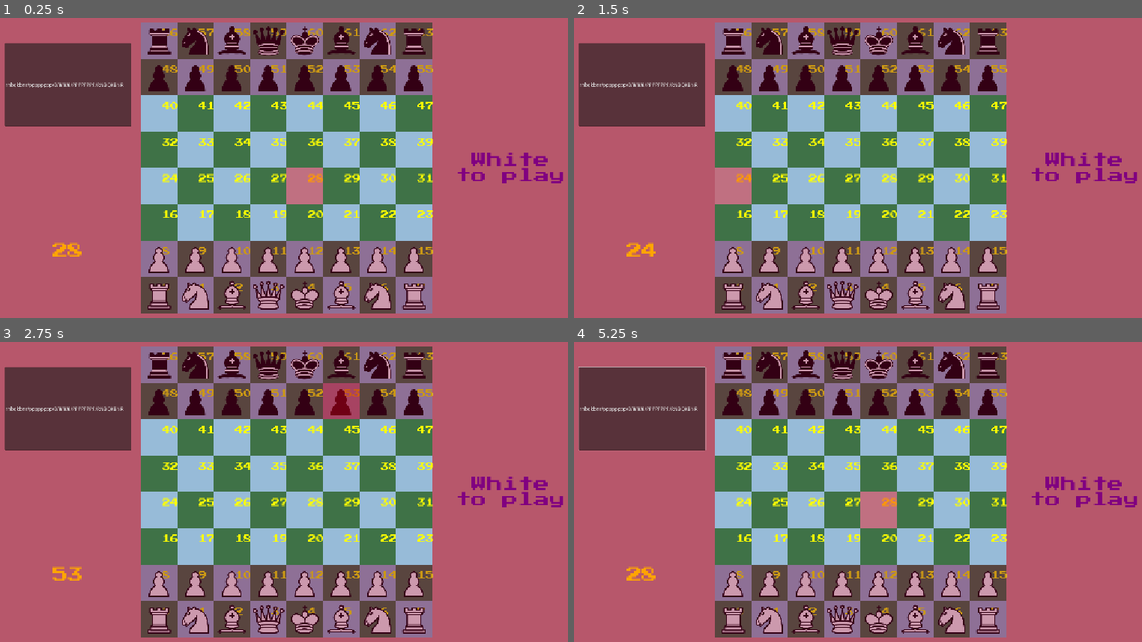
Above: before the commit, frames 1-4 (two rows, left to right).
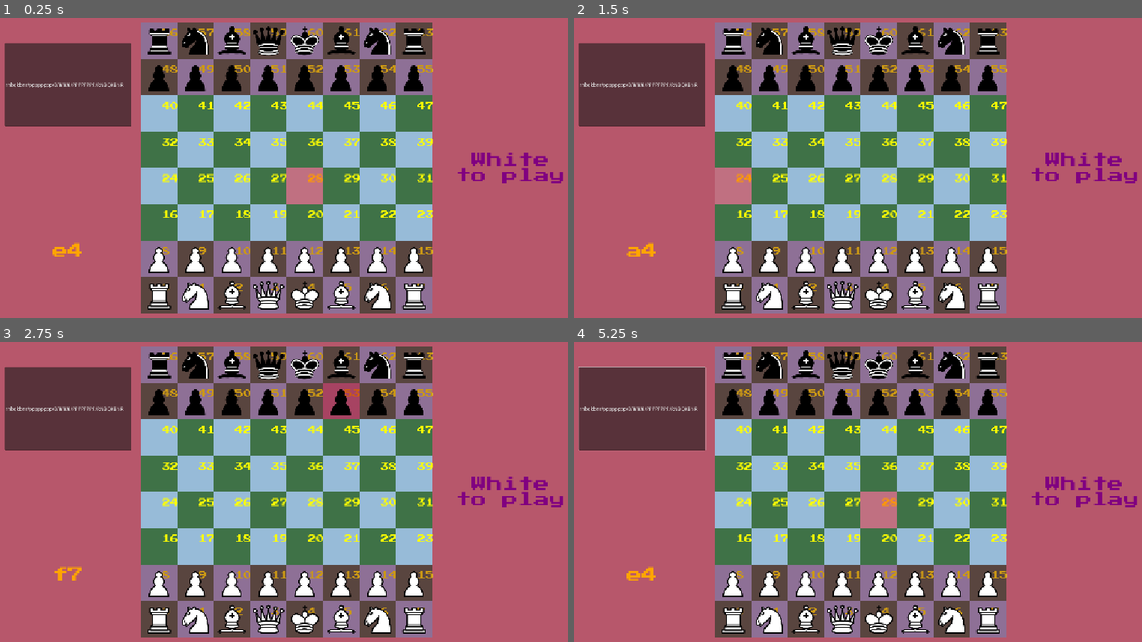
Above: after the commit, the same moments.

Repository: Steammake3/Chess
Game: Godot game, scene res://Scenes/main.tscn
Two runs of this game, one before a commit and one after it. Both use one fixed random seed, a clock stepped at 60 frames per second and the inputs below.
Inputs (mouse positions are in pixels of both pictures, inside the frame that each line leads up to):
- Up to frame 1 (0.25 s): no input
- Up to frame 2 (1.5 s): tap Enter at 0.5 s; move the mouse to (994, 150) at 0.52 s; click (994, 150) at 0.67 s; tap Space at 1.25 s; move the mouse to (738, 183) at 1.27 s; click (738, 183) at 1.42 s
- Up to frame 3 (2.75 s): tap Enter at 2 s; move the mouse to (346, 417) at 2.02 s; click (346, 417) at 2.17 s
- Up to frame 4 (5.25 s): tap Space at 2.75, 4.25 s; move the mouse to (829, 558) at 2.77 s; click (829, 558) at 2.92 s; tap Enter at 3.5 s; move the mouse to (1039, 543) at 3.52 s; click (1039, 543) at 3.67 s; move the mouse to (681, 441) at 4.27 s; click (681, 441) at 4.42 s; move the mouse to (892, 492) at 5.02 s; click (892, 492) at 5.17 s

The runs differ from the first frame. In frame 1, 7.4% of the frame differs, in the area x 9-75%, y 2-98%; in frame 2, 7.4%; in frame 3, 7.4%; in frame 4, 7.4%.

Commit message:
Added piece animations
Added piece animations. Should really get rid of the useless chess_board_renderer tscn

Diff:
--- a/Scenes/chess_board_renderer.tscn
+++ b/Scenes/chess_board_renderer.tscn
@@ -4,5 +4,6 @@
 
 [node name="ChessBoardRenderer" type="Node2D"]
 script = ExtResource("1_2i81o")
+speed = null
 light = Color(0.592157, 0.733333, 0.843137, 1)
 dark = Color(0.247059, 0.447059, 0.278431, 1)
--- a/Scenes/main.tscn
+++ b/Scenes/main.tscn
@@ -8,8 +8,7 @@
 zoom = Vector2(0.5, 0.5)
 
 [node name="ChessBoardRenderer" parent="." instance=ExtResource("1_8gbba")]
-tile_size = 140
-motion = 0.854
+speed = 1.5
 light = Color(0.591126, 0.73482, 0.844753, 1)
 dark = Color(0.247826, 0.448369, 0.27989, 1)
 
--- a/Scripts/Board.gd
+++ b/Scripts/Board.gd
@@ -1,37 +1,49 @@
 class_name Board extends CanvasItem
-
-var ts = 0
 
 enum Pieces {
 	None = 0,
-	WKing = 1,
-	WQueen = 2,
-	WBishop = 3,
-	WRook = 4,
-	WKnight = 5,
-	WPawn = 6,
-	BKing = 9,
-	BQueen = 10,
-	BBishop = 11,
-	BRook = 12,
-	BKnight = 13,
-	BPawn = 14
+	King = 1,
+	Queen = 2,
+	Bishop = 3,
+	Rook = 4,
+	Knight = 5,
+	Pawn = 6,
+
+	White = 8,
+	Black = 16
 }
 
 const fen_key = {
-	"K" : Pieces.WKing,
-	"Q" : Pieces.WQueen,
-	"B" : Pieces.WBishop,
-	"R" : Pieces.WRook,
-	"N" : Pieces.WKnight,
-	"P" : Pieces.WPawn, #Transition to black pieces
-	"k" : Pieces.BKing,
-	"q" : Pieces.BQueen,
-	"b" : Pieces.BBishop,
-	"r" : Pieces.BRook,
-	"n" : Pieces.BKnight,
-	"p" : Pieces.BPawn
+	"K" : (Pieces.White | Pieces.King),
+	"Q" : (Pieces.White | Pieces.Queen),
+	"B" : (Pieces.White | Pieces.Bishop),
+	"N" : (Pieces.White | Pieces.Knight),
+	"R" : (Pieces.White | Pieces.Rook),
+	"P" : (Pieces.White | Pieces.Pawn), #Transition to black pieces
+	"k" : (Pieces.Black | Pieces.King),
+	"q" : (Pieces.Black | Pieces.Queen),
+	"b" : (Pieces.Black | Pieces.Bishop),
+	"n" : (Pieces.Black | Pieces.Knight),
+	"r" : (Pieces.Black | Pieces.Rook),
+	"p" : (Pieces.Black | Pieces.Pawn)
 }
+
+const dists : PackedInt32Array = [0x1c0fc0, 0x380f81, 0x540f42, 0x700f03,
+0x8c0ec4, 0xa80e85, 0xc40e46, 0xe00e07,
+0x188dc8, 0x389d89, 0x549d4a, 0x709d0b,
+0x8c9ccc, 0xa89c8d, 0xc49c4e, 0xc01c0f,
+0x150bd0, 0x351b91, 0x552b52, 0x712b13,
+0x8d2ad4, 0xa92a95, 0xa4aa56, 0xa02a17,
+0x1189d8, 0x319999, 0x51a95a, 0x71b91b,
+0x8db8dc, 0x89389d, 0x84b85e, 0x80381f,
+0xe07e0, 0x2e17a1, 0x4e2762, 0x6e3723,
+0x6dc6e4, 0x6946a5, 0x64c666, 0x604627,
+0xa85e8, 0x2a95a9, 0x4aa56a, 0x4a352b,
+0x49c4ec, 0x4954ad, 0x44d46e, 0x40542f,
+0x703f0, 0x2713b1, 0x26a372, 0x263333,
+0x25c2f4, 0x2552b5, 0x24e276, 0x206237,
+0x381f8, 0x311b9, 0x2a17a, 0x2313b,
+0x1c0fc, 0x150bd, 0xe07e, 0x703f]
 
 static func fen_loader(fen):
 	var board = Array()
@@ -52,14 +64,36 @@
 static func color_of_piece(peice):
 	if peice == 0: #No peice
 		return -1
-	if (peice >> 3) & 1: #Black Peice
+	if (peice >> 4) & 1: #Black Peice
 		return 1
 	return 0 #White peice
 
 static func type_of_piece(piece):
-	if piece == 0: #No peice
-		return piece
 	return piece & 7
 
 static func index2vec(index):
 	return Vector2(index%8-4, int(index/8)-4)
+
+static func index2pgn(index):
+	return "abcdefgh"[index%8] + str(index/8+1)
+
+static func legal_sliding(game : GameState, index):
+	const slide_vecs = [1,-8, -1, 8, 9, -7, -9, 7]
+	var possibilities = []
+	var legals = []
+	if type_of_piece(game.board[index]) == Pieces.Rook:
+		possibilities = slide_vecs.slice(0, 4)
+	elif type_of_piece(game.board[index]) == Pieces.Bishop:
+		possibilities = slide_vecs.slice(4, 8)
+	elif type_of_piece(game.board[index]) == Pieces.Queen:
+		possibilities = slide_vecs.duplicate()
+
+	for i in possibilities:
+		for extent in range(9):
+			pass
+
+static func Easy(x):
+	return -(cos(PI * x) - 1) / 2
+
+static func Ease_size(x):
+	return -pow(x-0.5, 4) + 1.0625
--- a/Scripts/GameState.gd
+++ b/Scripts/GameState.gd
@@ -44,7 +44,7 @@
 	for i in range(64):
 		if board[i] != Pieces.None: pindeces.append(i)
 
-func playmove(start,end, isenpassant):
+func playmove(start, end, isenpassant):
 	if not isenpassant:
 		if end not in pindeces: pindeces.append(end)
 		board[end] = board[start]
@@ -54,9 +54,9 @@
 
 func dupe():
 	var new1 : GameState = GameState.new("rnbqkbnr/pppppppp/8/8/8/8/PPPPPPPP/RNBQKBNR w KQkq - 0 1")
-	new1.board = self.board
+	new1.board = self.board.duplicate()
 	new1.turn = self.turn
-	new1.pindeces = self.pindeces
+	new1.pindeces = self.pindeces.duplicate()
 	new1.enpassant_index = self.enpassant_index
 	new1.cancastle = self.cancastle
 	return new1
--- a/Scripts/chess_board_renderer.gd
+++ b/Scripts/chess_board_renderer.gd
@@ -1,10 +1,11 @@
 @tool
 extends Node2D
 
-@export var tile_size := 30;
-@export var motion := 0.829;
-@export_color_no_alpha var light = Color.WHITE
-@export_color_no_alpha var dark = Color.DARK_GREEN
+@export var tile_size := 140;
+@export var motion := 0.854;
+@export var speed : int = 1.5;
+@export_color_no_alpha var light = Color("97bbd7")
+@export_color_no_alpha var dark = Color("3f7247")
 
 const WK = preload("res://Pieces/white/king.png")
 const WQ = preload("res://Pieces/white/queen.png")
@@ -24,37 +25,37 @@
 
 enum Pieces {
 	None = 0,
-	WKing = 1,
-	WQueen = 2,
-	WBishop = 3,
-	WRook = 4,
-	WKnight = 5,
-	WPawn = 6,
-	BKing = 9,
-	BQueen = 10,
-	BBishop = 11,
-	BRook = 12,
-	BKnight = 13,
-	BPawn = 14
+	King = 1,
+	Queen = 2,
+	Bishop = 3,
+	Rook = 4,
+	Knight = 5,
+	Pawn = 6,
+
+	White = 8,
+	Black = 16
 }
 
 const texture_mapping = {
-	Pieces.WKing : WK,
-	Pieces.WQueen : WQ,
-	Pieces.WBishop : WB,
-	Pieces.WKnight : WN,
-	Pieces.WRook : WR,
-	Pieces.WPawn : WP, #Now the black pieces
-	Pieces.BKing : BK,
-	Pieces.BQueen : BQ,
-	Pieces.BBishop : BB,
-	Pieces.BKnight : BN,
-	Pieces.BRook : BR,
-	Pieces.BPawn : BP
+	9 : WK,
+	10 : WQ,
+	11 : WB,
+	12 : WR,
+	13 : WN,
+	14 : WP, #Now the black pieces
+	17 : BK,
+	18 : BQ,
+	19 : BB,
+	20 : BR,
+	21 : BN,
+	22 : BP
 }
 
 var game : GameState
 var selsq : int = -1
+var moving : float = -1
+var current_move := [-1, -1, false]
+var moving_piece : int = Pieces.Pawn | Pieces.Black
 
 # Called when the node enters the scene tree for the first time.
 func _ready() -> void:
@@ -62,20 +63,36 @@
 
 func _draw() -> void:
 	var posi = get_index_of_mouse(get_global_mouse_position())
-	var to_draw = game.board
+	var to_draw : PackedByteArray = game.dupe().board
+	if moving > -1:
+		moving_piece = game.board[current_move[0]]
+		to_draw[current_move[0]] = Pieces.None
+		if moving >= 0.9:
+			to_draw[current_move[1]] = Pieces.None
+
 	draw_board()
-	draw_pieces(to_draw)
+
 	if (posi+1): draw_chess_sq(Board.index2vec(posi).x, Board.index2vec(posi).y, tile_size, 0, Color(1, 0, 0, 0.4))
 	if (selsq+1): draw_chess_sq(Board.index2vec(selsq).x, Board.index2vec(selsq).y, tile_size, 0, Color(1, 0.6, 0, 0.4))
-	var z = str(posi) if posi>=0 else "Nope"
+
+	var z = Board.index2pgn(posi) if posi>=0 else "Nope"
 	draw_string(PressStart2P, Vector2(-900, 350), z, 0, -1, 60, Color.ORANGE)
 	draw_multiline_string(PressStart2P, Vector2(650, 0), (" Black" if game.turn else " White") + "\nto play", 1, -1, 60, 2, Color.WEB_PURPLE)
 
 	for i in game.pindeces:
 		draw_chess_sq(Board.index2vec(i).x, Board.index2vec(i).y, tile_size, 0, Color(0.5, 0, 0.2, 0.4))
 
+	draw_pieces(to_draw)
+	if moving >= 1:
+		moving = -1
+		game.playmove(current_move[0], current_move[1], current_move[2])
+	elif moving > -1:
+		var p = lerp(Board.index2vec(current_move[0]), Board.index2vec(current_move[1]), Board.Easy(moving))
+		draw_texture_rect(texture_mapping[moving_piece], Rect2(Vector2(p.x*tile_size, -(p.y+1)*tile_size), Vector2(tile_size, tile_size)*Board.Ease_size(moving)), false)
 # Called every frame. 'delta' is the elapsed time since the previous frame.
 func _process(delta: float) -> void:
+	moving += delta*speed
+	if moving < 0: moving = -1
 	queue_redraw()
 
 func draw_board():
@@ -92,7 +109,8 @@
 	for i in range(8):
 		for j in range(8):
 			if pieces[8*j+i] == Pieces.None: continue
-			draw_texture_rect(texture_mapping[pieces[8*j+i]], Rect2(Vector2(i*tile_size-offset, -(j+1)*tile_size+offset), Vector2(tile_size, tile_size)), false)
+			if pieces[8*j+i] in texture_mapping.keys():
+				draw_texture_rect(texture_mapping[pieces[8*j+i]], Rect2(Vector2(i*tile_size-offset, -(j+1)*tile_size+offset), Vector2(tile_size, tile_size)), false)
 
 func draw_chess_sq(x,y,sz,offset,col):
 	draw_rect(Rect2(Vector2(x*sz-offset, -y*sz+offset), Vector2(sz, -sz)), col)
@@ -110,7 +128,9 @@
 					selsq = -1
 				elif selsq != pos:
 					if Board.color_of_piece(game.board[selsq]) == game.turn and Board.color_of_piece(game.board[pos]) != game.turn:
-						game.playmove(selsq, pos, false)
+						current_move = [selsq, pos, false]
+						moving = 0.01
+						#game.playmove(selsq, pos, false)
 						selsq = -1
 					elif Board.color_of_piece(game.board[pos]) == game.turn:
 						selsq = pos
